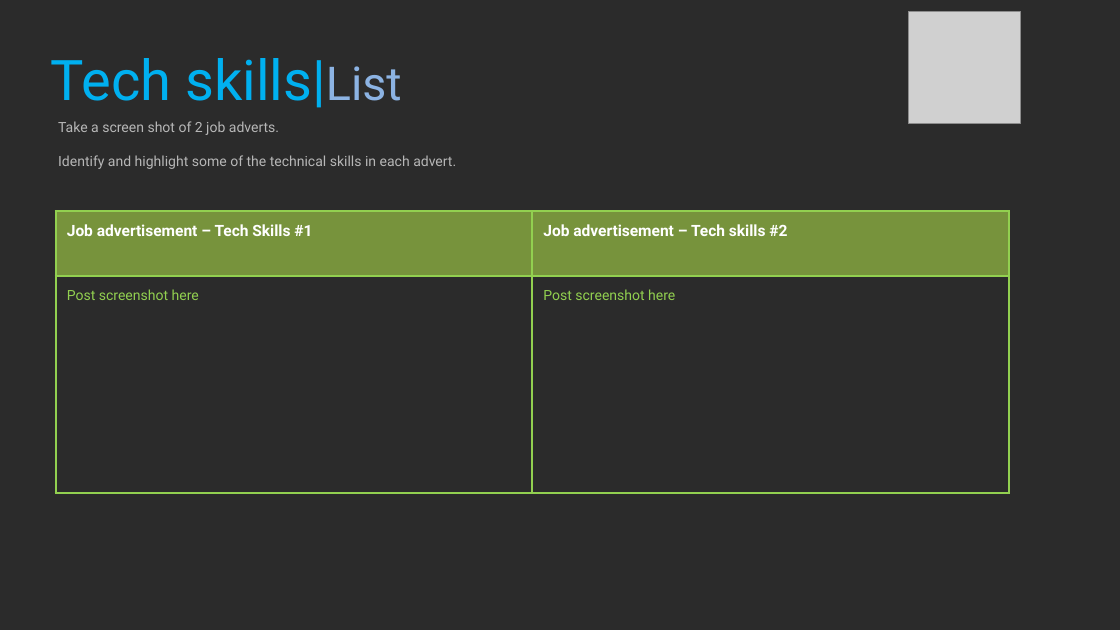
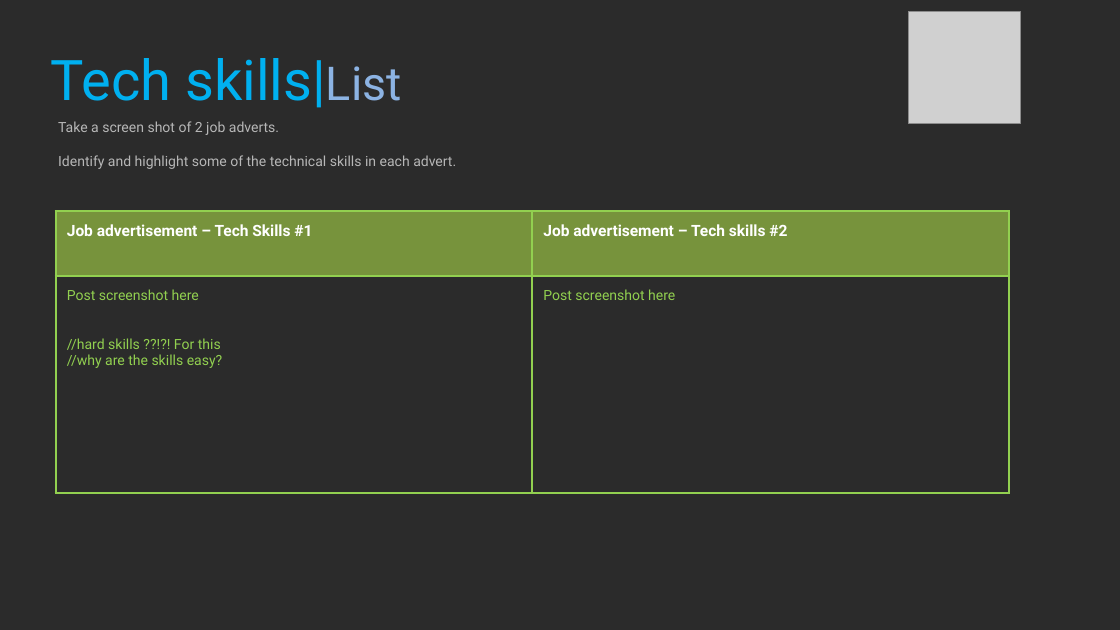
Before and after one commit to BenMate/ProfStudy1, a slide deck: slide 19 of 2021_Professional_Studies_1_YourName.pptx. Drawn at 1120x630 pixels with LibreOffice and Linux fonts; fonts in the diff are those of the drawing; grey boxes stand for pictures; background and template pictures are left out; a plain dark background stands for a picture behind light text. Boxes give left, top, right and bottom in pixels: in the first picture for what was removed or moved away, otherwise in the second. Text is boxed around its words. In the diff, an @@ line names an element or a change of style, - is before the commit and + after.

```diff
--- a/2021_Professional_Studies_1_YourName.pptx
+++ b/2021_Professional_Studies_1_YourName.pptx
@@ table at bbox=[56, 211, 1008, 495] @@
-row 2, column 1: Post screenshot here
+row 2, column 1: Post screenshot here / //hard skills ??!?! For this / //why are the skills easy?
```
Also in this commit, not shown: 7 other slides changed, 6 other files.
